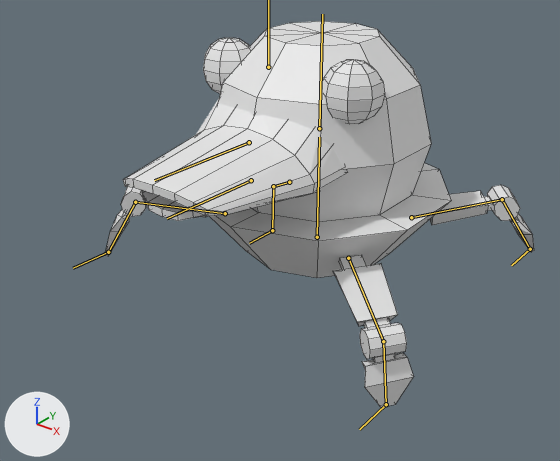
Renders of the Blender file Assets/Resources/Models/BossBody.blend from each side of a commit.
Rendered twice from a camera (50 mm lens) standing at (15.51, -24.8, 16.13) and looking at (0.67, -6.25, 4.62). Lighting does not change. The marker at lower left points along +X, +Y and +Z. Both versions are drawn at frame 15 of the action 'BossBody_ForwardWalk'; the numbers are the values there. The bones that bend it are drawn over the model as lines. Mesh edges are drawn as thin lines.
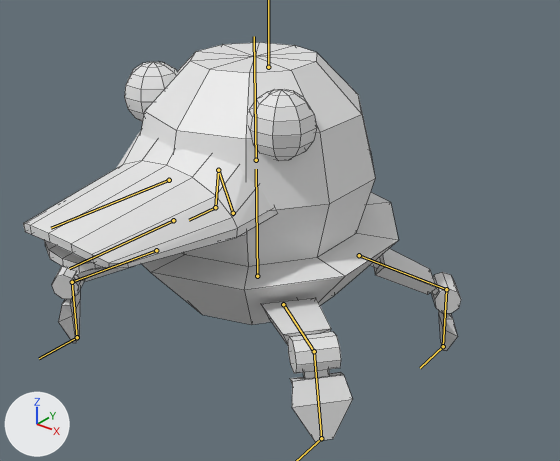
What the commit changed:
Bone 'Body' (bone_body) moves from (0.0, 0.099, 0.782) to (0.0, 0.058, 1.665).
Bone 'Foot.B.L' (bone_foot_b_l) moves from (-0.28, 0.591, 0.655) to (0.0, 1.665, 0.0).
Bone 'Foot.F.L' (bone_foot_f_l) moves from (-0.061, 0.723, 0.016) to (-0.206, 1.829, 0.494).
Bone 'Foot.B.R' (bone_foot_b_r) moves from (0.003, 0.79, 0.004) to (0.228, 1.508, 0.494).
Bone 'Foot.F.R' (bone_foot_f_r) moves from (0.213, 1.045, 0.571) to (0.0, 1.665, 0.0).

What differs and where, as boxes [x1, y1, x2, y2] in the pictures (560 x 461 px):
'Mesh', posed
    before: [105, 21, 534, 408]
    after: [23, 42, 461, 441]
bone 'Body', root to tip
    before: (317, 237) to (319, 137)
    after: (257, 276) to (256, 169)
bone 'Foot.B.L', root to tip
    before: (530, 249) to (511, 265)
    after: (443, 346) to (420, 368)
bone 'Foot.B.R', root to tip
    before: (272, 230) to (249, 243)
    after: (215, 207) to (189, 220)
bone 'Foot.F.R', root to tip
    before: (108, 252) to (73, 268)
    after: (77, 337) to (39, 358)
